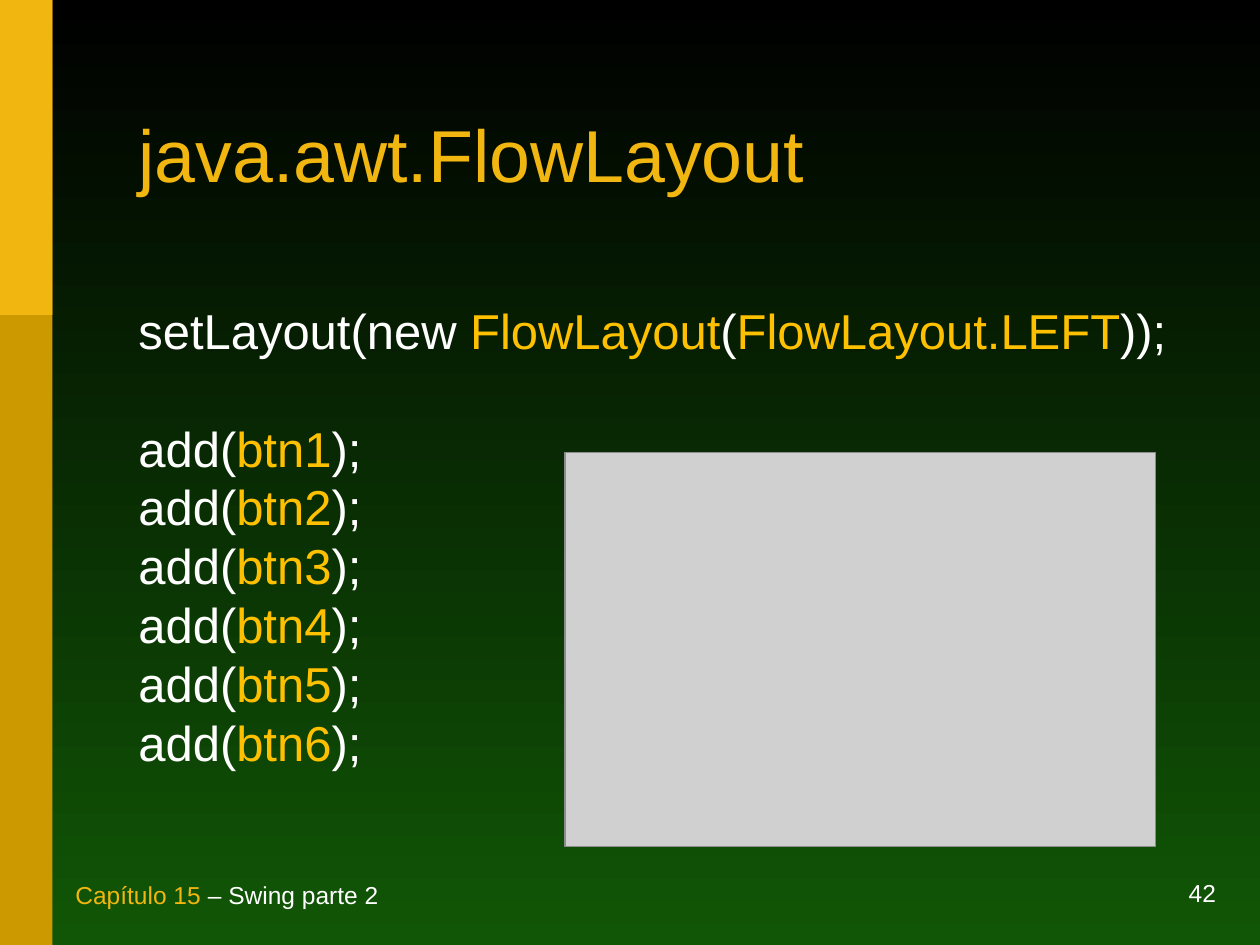
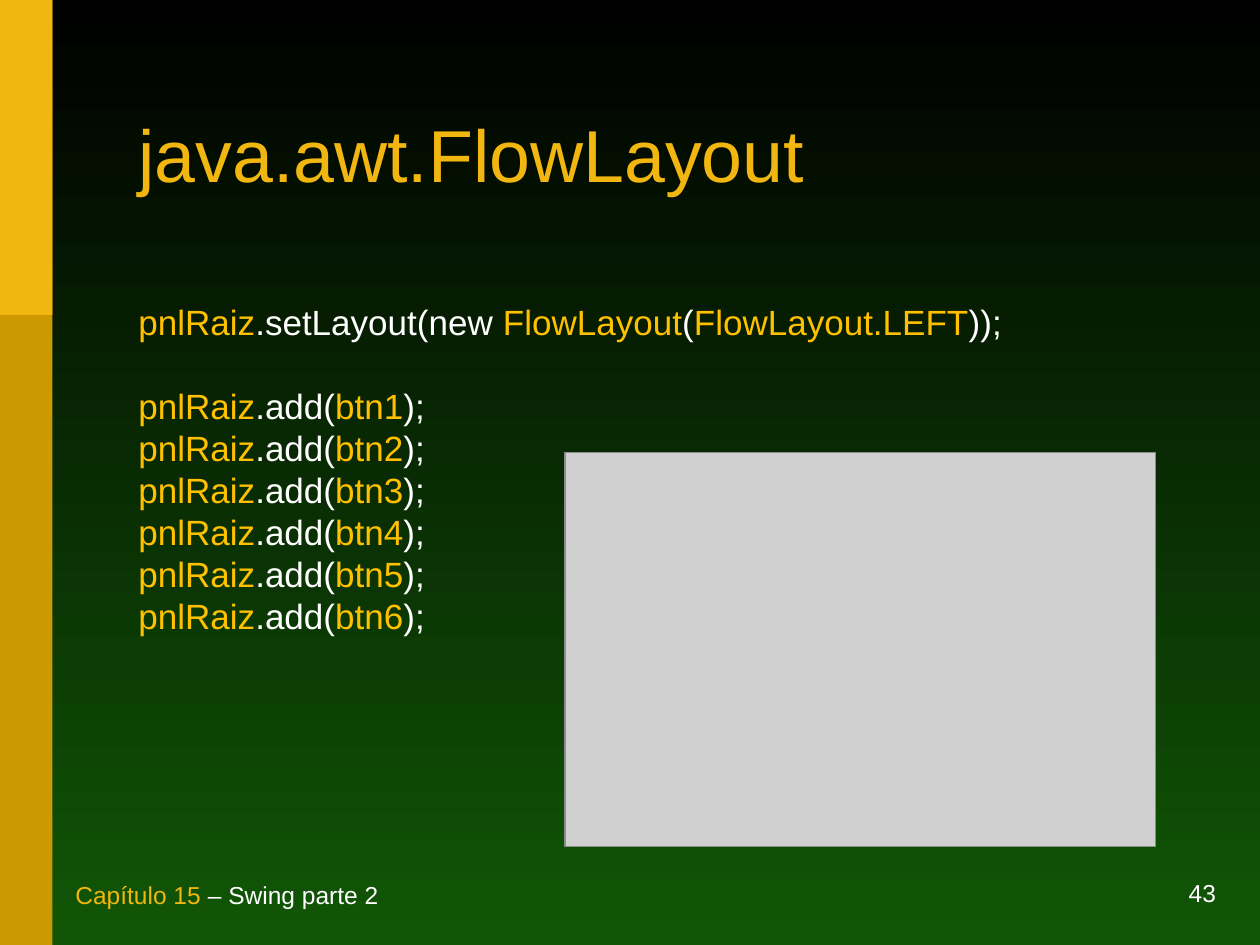
Before and after one commit to duchesqui/slzvieira-training, a slide deck: slide 43 of 1-Java-Programmer-Modulo-I/16.Capitulo15.ppt (slide 42 before the commit). Drawn at 1260x945 pixels with LibreOffice and Linux fonts; fonts in the diff are those of the drawing; grey boxes stand for pictures. Boxes give left, top, right and bottom in pixels: in the first picture for what was removed or moved away, otherwise in the second. Text is boxed around its words. In the diff, an @@ line names an element or a change of style, - is before the commit and + after.

```diff
--- a/1-Java-Programmer-Modulo-I/16.Capitulo15.ppt
+++ b/1-Java-Programmer-Modulo-I/16.Capitulo15.ppt
@@ text at box(138, 309, 1002, 636): text changed; size 28 to 20 pt; text colour #FFFFFF to #FFC000 @@
-setLayout(new FlowLayout(FlowLayout.LEFT));
-add(btn1);
-add(btn2);
-add(btn3);
-add(btn4);
-add(btn5);
-add(btn6);
+pnlRaiz.setLayout(new FlowLayout(FlowLayout.LEFT));
+pnlRaiz.add(btn1);
+pnlRaiz.add(btn2);
+pnlRaiz.add(btn3);
+pnlRaiz.add(btn4);
+pnlRaiz.add(btn5);
+pnlRaiz.add(btn6);
@@ page number at box(1189, 885, 1216, 903): text changed @@
-42
+43
```
Also in this commit, not shown: 13 other slides changed, 4 slides added, 3 slides removed.
